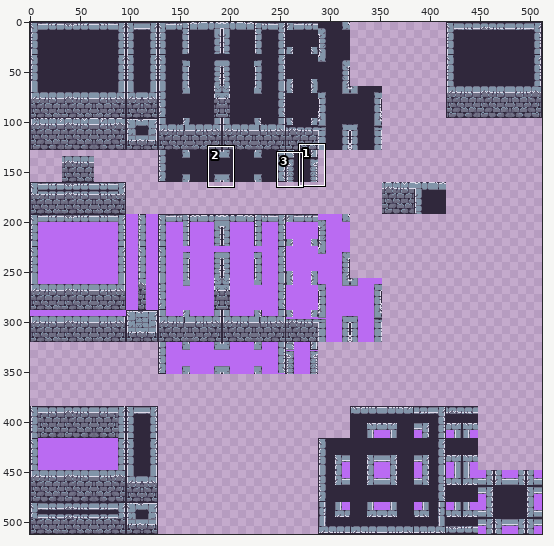
Pixel-art file, stored at assets/in_progress_sprites/Terrain/Dungeon/dungeon_tileset_v3.aseprite. The first picture is a wide view before the edit; the outline marks the close-up.
Close-up. Before the edit:
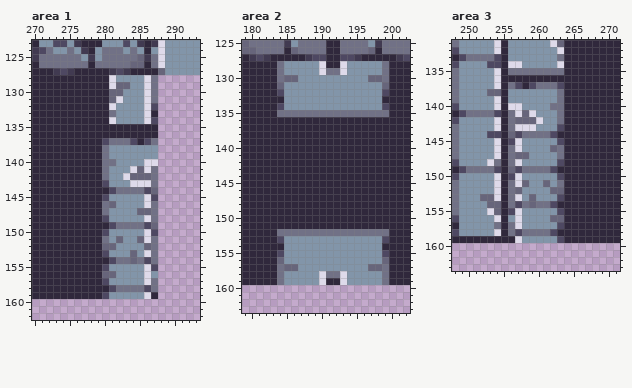
512x512 pixels, 1 frame. Shown: area 1: x 270..293, y 123..162; area 2: x 179..202, y 125..163; area 3: x 248..271, y 131..163. The commit also changed other parts of the picture, which this record leaves out.
And afterwards:
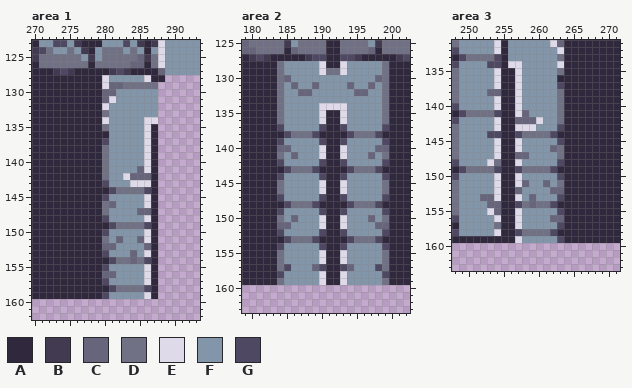
Palette (. is transparent): A #30283c  B #413a51  C #67657b  D #717186  E #dedaea  F #8295a9  G #4e4862
Difference:
--- area 1
@@ x 278..290 @@
 127 AAABGBAAAACFF
-128 AAAEFFFFED...
-129 AAAECCFFED...
-130 AAACCFFFED...
-131 AAACEFFFED...
-132 AAAEFFFFEG...
-133 AAADFFFFEA...
-134 AAAEFFFFEG...
-135 AAAAAAAAAA...
-136 AAAAAAAAAA...
-137 AAGDDDGAGD...
-138 AADFFFFFFF...
-139 AADFFFFFFF...
-140 AADDFFFFEE...
-141 AADFFFECED...
-142 AADFFECCCD...
-143 AAGFFFEEED...
-144 AAAGDDDDGC...
-145 AAGFFFFFEG...
-146 AADCFFFFED...
-147 AADFFFFCCD...
-148 AAGFFFFFED...
-149 AAAGDDDDGC...
-150 AAGFFFFFEG...
-151 AADFCFFCED...
-152 AACCFFFFCD...
-153 AAGFFFCFED...
-154 AAAGDDCDGD...
-155 AAGFFFFFEG...
-156 AACCFFFFEF...
-157 AAGFFFFFED...
-158 AAAGDDDDGD...
+128 AAEFFFFFEAA..
+129 AAECCDDDDD...
+130 AACCFFFFFF...
+131 AACEFFFFFF...
+132 AAEFFFFFFF...
+133 AADFFFFFFF...
+134 AAEFFFFFEE...
+135 AADFFFFFEA...
+136 AAAFFFFFEA...
+137 AAGFFFFFEA...
+138 AADFFFFFEA...
+139 AADFFFFFEA...
+140 AADFFFFFEA...
+141 AADFFFFCEA...
+142 AADFFECCCA...
+143 AAGFFFEEEA...
+144 AAAGDDDDGA...
+145 AAGFFFFFEA...
+146 AADCFFFFEA...
+147 AADFFFFCCA...
+148 AAGFFFFFEA...
+149 AAAGDDDDGA...
+150 AAGFFFFFEA...
+151 AADFCFFCEA...
+152 AACCFFFFCA...
+153 AAGFFFCFEA...
+154 AAAGDDCDGA...
+155 AAGFFFFFEA...
+156 AACCFFFFEA...
+157 AAGFFFFFEA...
+158 AAAGDDDDGA...
 159 AAGFFFFFEA...
--- area 2
@@ x 179..202 @@
 129 AAAAADFFFFFEDDEFFFFFDAAA
-130 AAAAADCCFFFFFFFFFFCCDAAA
-131 AAAAACFFFFFFFFFFFFFFCAAA
-132 AAAAAGFFFFFFFFFFFFFFGAAA
-133 AAAAAAFFFFFFFFFFFFFFAAAA
-134 AAAAAGFFFFFFFFFFFFFFGAAA
-135 AAAAADDDDDDDDDDDDDDDDAAA
-136 AAAAAAAAAAAAAAAAAAAAAAAA
-137 AAAAAAAAAAAAAAAAAAAAAAAA
-138 AAAAAAAAAAAAAAAAAAAAAAAA
-139 AAAAAAAAAAAAAAAAAAAAAAAA
-140 AAAAAAAAAAAAAAAAAAAAAAAA
-141 AAAAAAAAAAAAAAAAAAAAAAAA
-142 AAAAAAAAAAAAAAAAAAAAAAAA
-143 AAAAAAAAAAAAAAAAAAAAAAAA
-144 AAAAAAAAAAAAAAAAAAAAAAAA
-145 AAAAAAAAAAAAAAAAAAAAAAAA
-146 AAAAAAAAAAAAAAAAAAAAAAAA
-147 AAAAAAAAAAAAAAAAAAAAAAAA
-148 AAAAAAAAAAAAAAAAAAAAAAAA
-149 AAAAAAAAAAAAAAAAAAAAAAAA
-150 AAAAAAAAAAAAAAAAAAAAAAAA
-151 AAAAAAAAAAAAAAAAAAAAAAAA
-152 AAAAADDDDDDDDDDDDDDDDAAA
-153 AAAAAGFFFFFFFFFFFFFFGAAA
-154 AAAAAAFFFFFFFFFFFFFFAAAA
-155 AAAAAGFFFFFFFFFFFFFFGAAA
-156 AAAAACFFFFFFFFFFFFFFCAAA
-157 AAAAADCCFFFFFFFFFFCCDAAA
-158 AAAAADFFFFFEDDEFFFFFDAAA
+130 AAAAADCFFFFFFFFFFFFCDAAA
+131 AAAAADFCFFCFFFFCFFCFDAAA
+132 AAAAADFFCCFFFFFFCCFFDAAA
+133 AAAAADFFFFFFFFFFFFFFDAAA
+134 AAAAADFFFFFEEEEFFFFFDAAA
+135 AAAAADFFFFFEAAEFFFFFDAAA
+136 AAAAADFFFFFEAAEFFFFFDAAA
+137 AAAAAGFFFFFGAAGFFFFFGAAA
+138 AAAAAAGDDDGAAAAGDDDGAAAA
+139 AAAAAGFFFFFGAAGFFFFFGAAA
+140 AAAAACCFFFFEAAEFFFFCCAAA
+141 AAAAADFCFFFEAAEFFFCFDAAA
+142 AAAAAGFFFFFGAAGFFFFFGAAA
+143 AAAAAAGDDDGAAAAGDDDGAAAA
+144 AAAAAGFFFFFGAAGFFFFFGAAA
+145 AAAAADFFFFFEAAEFFFFFDAAA
+146 AAAAADFFFFFEAAEFFFFFDAAA
+147 AAAAAGFFFFFGAAGFFFFFGAAA
+148 AAAAAAGDDDGAAAAGDDDGAAAA
+149 AAAAAGFFFFFGAAGFFFFFGAAA
+150 AAAAADFCFFFEAAEFFFCFDAAA
+151 AAAAACCFFFFEAAEFFFFCCAAA
+152 AAAAAGFFFFFGAAGFFFFFGAAA
+153 AAAAAAGDDDGAAAAGDDDGAAAA
+154 AAAAAGFFFFFGAAGFFFFFGAAA
+155 AAAAADFFFFFEAAEFFFFFDAAA
+156 AAAAADFFFFFEAAEFFFFFDAAA
+157 AAAAADGFFFCGAAGCFFFGDAAA
+158 AAAAAGFFFFFEAAEFFFFFGAAA
 159 AAAAADFFFFFEAAEFFFFFDAAA
--- area 3
@@ x 254..264 @@
 134 GAEEFFFFFEA
-135 EADDDDDDDDA
-136 EAAAAAAAAAA
-137 EADGAGDDDGA
-138 CAFFFFFFFDA
-139 EAFFFFFFFDA
-140 EAEEFFFFDDA
-141 GADECEFFFDA
-142 EADCCCEFFDA
-143 EADEEEFFFGA
-144 GACGDDDDGAA
-145 EAGEFFFFFGA
-146 EADEFFFFCDA
-147 EADCCFFFFDA
-148 DADEFFFFFGA
-149 GACGDDDDGAA
-150 EAGEFFFFFGA
-151 EADECFFCFDA
-152 EADCFFFFCCA
-153 EADEFCFFFGA
-154 CADGDCDDGAA
-155 CAGEFFFFFGA
-156 EAFEFFFFCCA
-157 DADEFFFFFGA
-158 EADGDDDDGAA
+135 EAAEFFFFFDA
+136 EAAEFFFFFAA
+137 EAAEFFFFFGA
+138 CAAEFFFFFDA
+139 EAAEFFFFFDA
+140 EAAEFFFFFDA
+141 GAAECFFFFDA
+142 EAACCCEFFDA
+143 EAAEEEFFFGA
+144 GAAGDDDDGAA
+145 EAAEFFFFFGA
+146 EAAEFFFFCDA
+147 EAACCFFFFDA
+148 DAAEFFFFFGA
+149 GAAGDDDDGAA
+150 EAAEFFFFFGA
+151 EAAECFFCFDA
+152 EAACFFFFCCA
+153 EAAEFCFFFGA
+154 CAAGDCDDGAA
+155 CAAEFFFFFGA
+156 EAAEFFFFCCA
+157 DAAEFFFFFGA
+158 EAAGDDDDGAA
 159 AAAEFFFFFGA
Boxes around the changes in both close-ups, in picture pixels (x1, y1, x2, y2):
changed: (102, 75, 165, 292)
changed: (277, 75, 389, 278)
changed: (508, 68, 557, 236)
